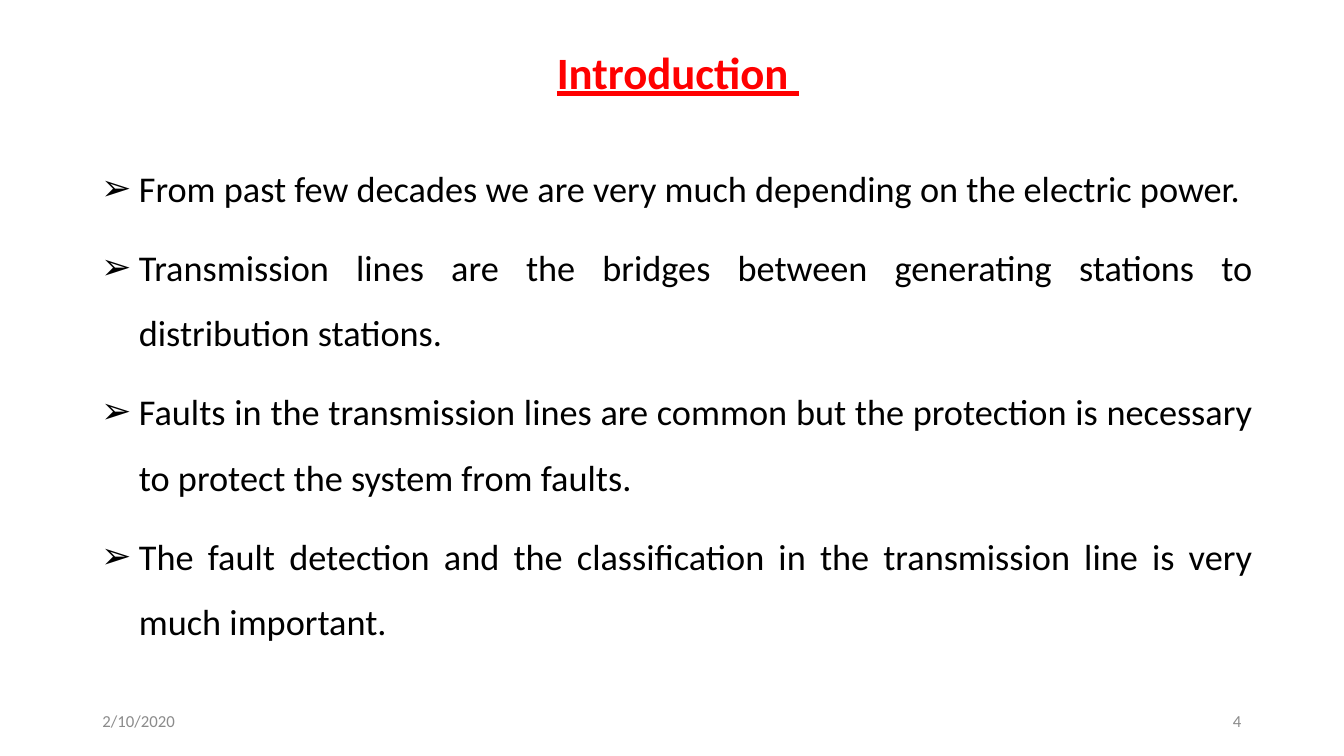
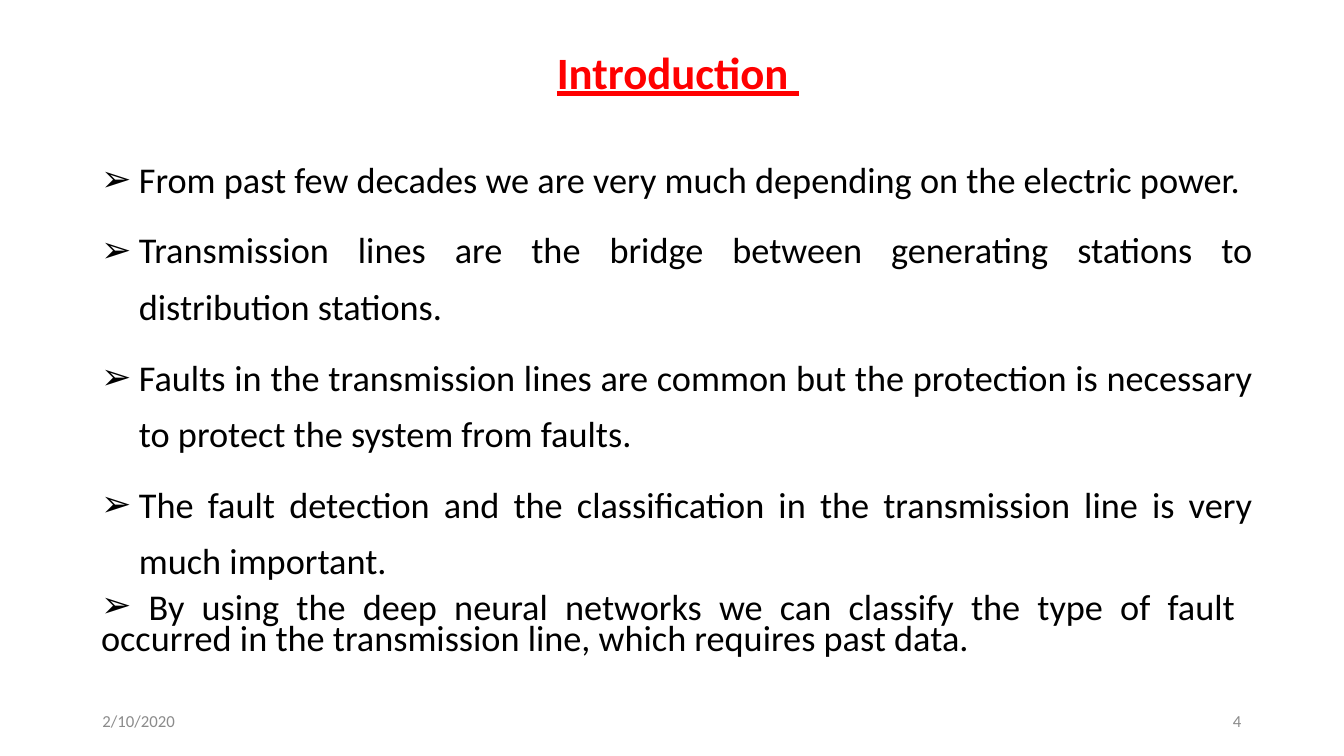
Before and after one commit to svec-final-year-project-eee/Project, a slide deck: slide 4 of Reviews/second review/Second Oral Presentation.pptx. Drawn at 1344x756 pixels with LibreOffice and Linux fonts; fonts in the diff are those of the drawing. Boxes give left, top, right and bottom in pixels: in the first picture for what was removed or moved away, otherwise in the second. Text is boxed around its words. In the diff, an @@ line names an element or a change of style, - is before the commit and + after.

```diff
--- a/Reviews/second review/Second Oral Presentation.pptx
+++ b/Reviews/second review/Second Oral Presentation.pptx
@@ subtitle at [139,167,1252,580]: line spacing 1.5 to 1.3 @@
@@ subtitle at [139,237,1252,321]: text changed @@
-➢ Transmission lines are the bridges between generating stations to distribution stations.
+➢ Transmission lines are the bridge between generating stations to distribution stations.
@@ subtitle at [101,594,1235,657]: paragraph added @@
+➢ By using the deep neural networks we can classify the type of fault occurred in the transmission line, which requires past data.
```
Also in this commit, not shown: 10 other slides changed, 2 slides added, 1 slide removed, 1 other file.
